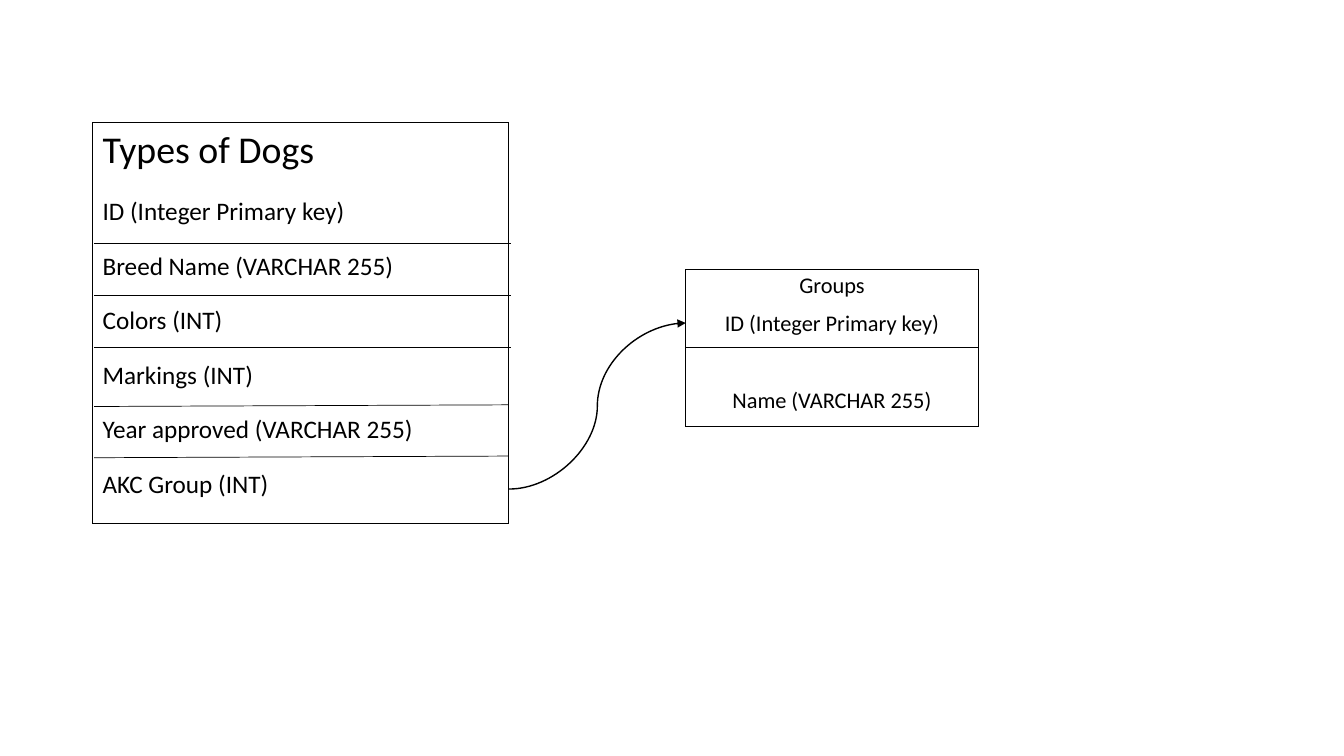
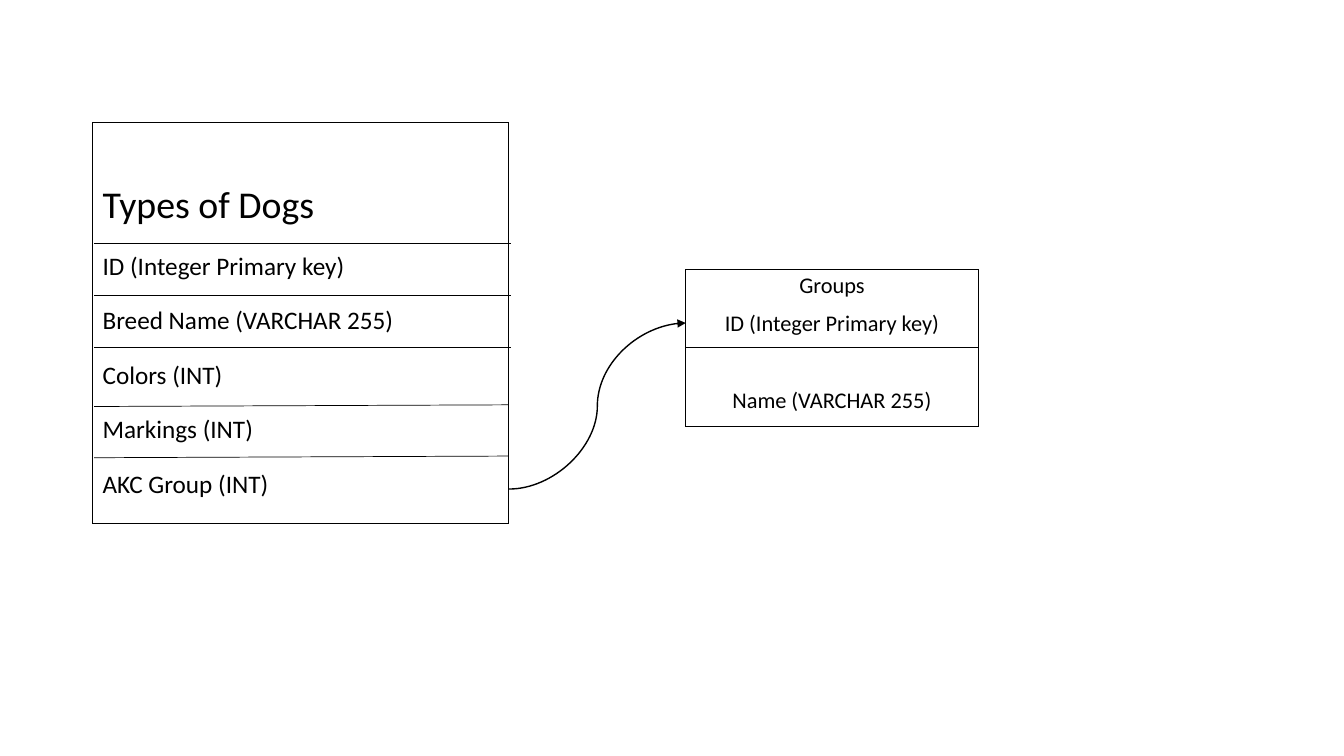
Before and after one commit to AlisonNicole/phase-0-tracks, a slide deck: slide 1 of databases/solo_project/Solo Project Schema.pptx. Drawn at 1344x756 pixels with LibreOffice and Linux fonts; fonts in the diff are those of the drawing. Boxes give left, top, right and bottom in pixels: in the first picture for what was removed or moved away, otherwise in the second. Text is boxed around its words. In the diff, an @@ line names an element or a change of style, - is before the commit and + after.

Commit message:
Create dogbreeds and groups tables

```diff
--- a/databases/solo_project/Solo Project Schema.pptx
+++ b/databases/solo_project/Solo Project Schema.pptx
@@ title at [103,192,393,497]: text changed @@
-Types of Dogs
-ID (Integer Primary key)
-Breed Name (VARCHAR 255)
-Colors (INT)
-Markings (INT)
-Year approved (VARCHAR 255)
-AKC Group (INT)
+Types of Dogs
+ID (Integer Primary key)
+Breed Name (VARCHAR 255)
+Colors (INT)
+Markings (INT)
+AKC Group (INT)
```
Also in this commit, not shown: 1 other file.
